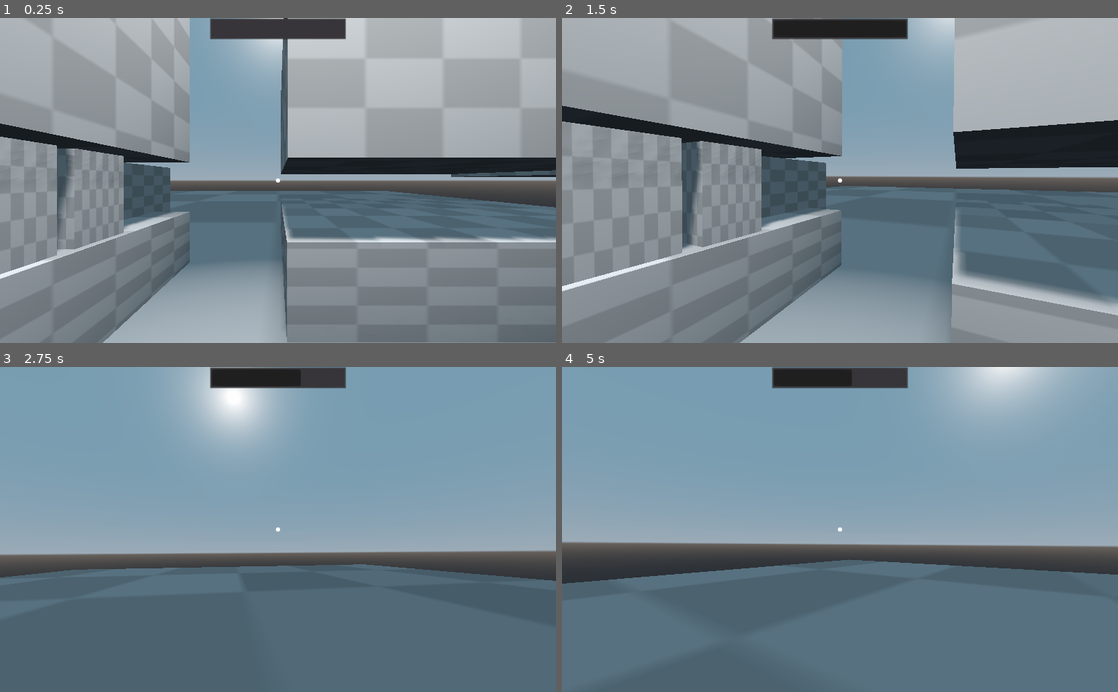
Above: before the commit, frames 1-4 (two rows, left to right).
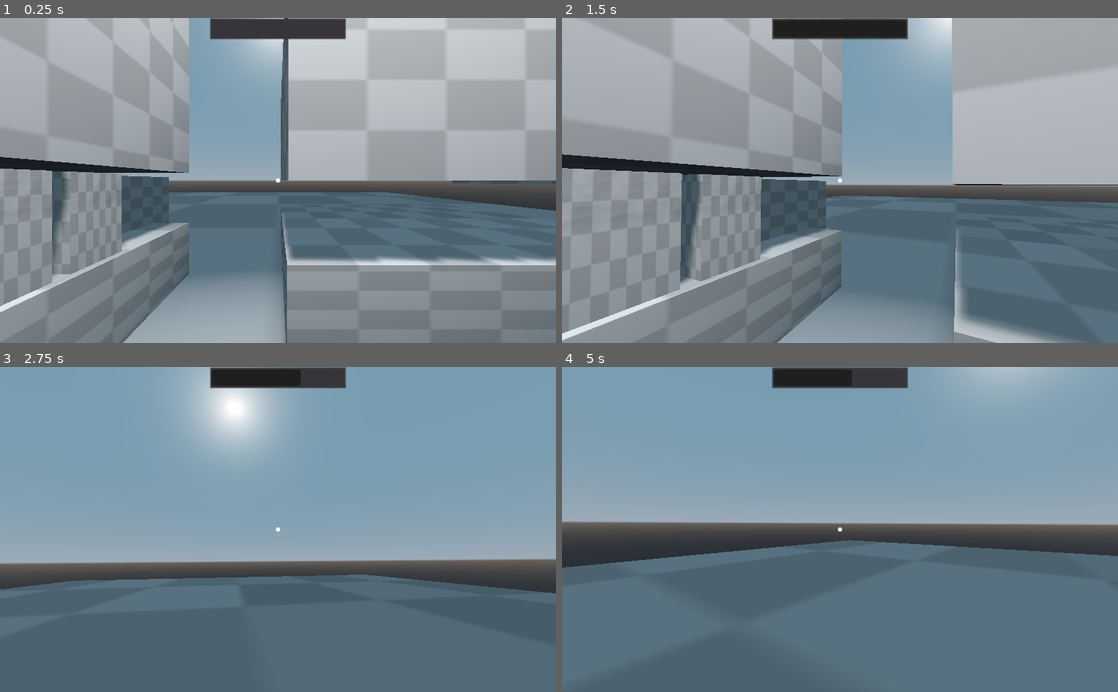
Above: after the commit, the same moments.

Repository: awnagel/Godot-Thief-Controller
Game: Godot game, scene res://scenes/Demo.tscn
Same seed, same stepped clock (60 frames per second), same inputs: the game is played once before the commit and once after it. The project has no main scene, so this scene is started directly.
Inputs (mouse positions are in pixels of both pictures, inside the frame that each line leads up to):
- Up to frame 1 (0.25 s): no input
- Up to frame 2 (1.5 s): move the mouse to (867, 180) at 0.52 s; hold X (crawl) 0.53-1.28 s; hold W (forward) from 0.53 s (still down); tap Ctrl (crouch) at 0.8, 1.35 s; move the mouse to (812, 180) at 1.27 s
- Up to frame 3 (2.75 s): keep holding W (forward); click (250, 529) at 1.55 s; move the mouse to (289, 523) at 2.02 s; press the mouse at (289, 523) at 2.03 s; tap X (crawl) at 2.3 s
- Up to frame 4 (5 s): keep holding W (forward); move the mouse to (834, 536) at 2.77 s; release the mouse at (834, 536) at 2.78 s; tap Space (clamber) at 2.85 s; tap Ctrl (crouch) at 3.05, 4.35 s; move the mouse to (878, 532) at 3.52 s; hold X (crawl) 3.53-4.28 s; click (878, 532) at 3.8 s; move the mouse to (795, 526) at 4.27 s; tap X (crawl) at 4.55 s

The runs differ from the first frame. In frame 1, 21% of the frame differs, in the area x 0-100%, y 0-100%; in frame 2, 29%; in frame 3, 7.6%; in frame 4, 15%.

Commit message:
Added global variables for crawl and crouch rate. When crawling camera does not stay in center.

Diff:
--- a/prefabs/Player.tscn
+++ b/prefabs/Player.tscn
@@ -14,7 +14,7 @@
 script = ExtResource( 1 )
 
 [node name="Collider" type="CollisionShape" parent="."]
-transform = Transform( 1, 0, 0, 0, -1.62921e-07, -1, 0, 1, -1.62921e-07, 0, 1.4, 0 )
+transform = Transform( 1, 0, 0, 0, -4.37114e-08, -1, 0, 1, -4.37114e-08, 0, 1.4, 0 )
 shape = SubResource( 1 )
 
 [node name="SurfaceDetector" type="RayCast" parent="."]
@@ -24,7 +24,7 @@
 transform = Transform( 4, 0, 0, 0, 4, 0, 0, 0, 3.84615, 0, 0, 0 )
 
 [node name="Camera" type="Camera" parent="."]
-transform = Transform( 4, 0, 0, 0, 4, 0, 0, 0, 3.84615, 0, 2.2, -0.345 )
+transform = Transform( 4, 0, 0, 0, 4, 0, 0, 0, 3.84615, 0, 2.5, -0.4 )
 cull_mask = 1048573
 current = true
 script = ExtResource( 5 )
--- a/scripts/player/player.gd
+++ b/scripts/player/player.gd
@@ -24,6 +24,8 @@
 export var speed : float = 0.5
 export var gravity : float = 40.0
 export var jump_force : float = 9.0
+export(float, 0.1, 1.0) var crouch_rate = 0.5
+export(float, 0.1, 1.0) var crawl_rate = 0.7
 export var move_drag : float = 0.2
 export(float, -45.0, -8.0, 1.0) var max_lean = -10.0
 export var interact_distance : float = 0.75
@@ -86,19 +88,28 @@
 
 func _input(event) -> void:
 	if event is InputEventMouseMotion:
+		if (state == State.STATE_CLAMBERING_LEDGE
+			or state == State.STATE_CLAMBERING_RISE
+			or state == State.STATE_CLAMBERING_VENT):
+			return
+
 		var m = 1.0
 
 		if _camera.state == _camera.CameraState.STATE_ZOOM:
 			m = _camera.zoom_camera_sens_mod
 
 		rotation_degrees.y -= event.relative.x * mouse_sens * m
-		_camera.rotation_degrees.x -= event.relative.y * mouse_sens * m
-		_camera.rotation_degrees.x = clamp(_camera.rotation_degrees.x, -90, 90)
+
+		if state != State.STATE_CRAWLING:
+			_camera.rotation_degrees.x -= event.relative.y * mouse_sens * m
+			_camera.rotation_degrees.x = clamp(_camera.rotation_degrees.x, -90, 90)
+
 		_camera._camera_rotation_reset = _camera.rotation_degrees
 
 
 func _physics_process(delta) -> void:
 	_camera_pos_normal = global_transform.origin + Vector3.UP * _bob_reset
+	#_camera_pos_normal.z = _camera.global_transform.origin.z
 
 	_light_indicator.value = light_level
 
@@ -330,18 +341,20 @@
 # where if the plane the player is on is too thin
 # the player intersects with the floor.
 func _crouch() -> void:
+	crouch_rate = clamp(crouch_rate, 0.11, 1.0)
+
 	var from = _collider.shape.height
-	var to = _collider_normal_height * 0.5
+	var to = _collider_normal_height * crouch_rate
 	_collider.shape.height = lerp(from, to, 0.1)
 
 	from = _collider.shape.radius
-	to = _collider_normal_radius * 0.5
+	to = _collider_normal_radius * crouch_rate
 	_collider.shape.radius = lerp(from, to, 0.1)
 
 	_collider.rotation_degrees.x = 0
 
 	from = _camera.global_transform.origin
-	to = _camera_pos_normal + (Vector3.DOWN * _bob_reset * 0.4)
+	to = _camera_pos_normal + (Vector3.DOWN * _bob_reset * (crouch_rate - 0.1))
 	_camera.global_transform.origin = lerp(from, to, 0.1)
 
 	if !Input.is_action_pressed("crouch") and state == State.STATE_CROUCHING:
@@ -361,18 +374,21 @@
 
 
 func _crawling() -> void:
+	crawl_rate = clamp(crawl_rate, 0.11, 1.0)
 	var from = _collider.shape.height
-	var to = _collider_normal_height * 3.0
+	var to = _collider_normal_height * (crawl_rate * 3.0)
 	_collider.shape.height = lerp(from, to, 0.1)
 
 	from = _collider.shape.radius
-	to = _collider_normal_radius * 0.75
+	to = _collider_normal_radius * crawl_rate
 	_collider.shape.radius = lerp(from, to, 0.1)
 
 	_collider.rotation_degrees.x = lerp(_collider.rotation_degrees.x, 0, 0.1)
 
 	from = _camera.global_transform.origin
-	to = _camera_pos_normal + (Vector3.DOWN * _bob_reset * 0.6)
+	var forward = -_camera.global_transform.basis.z.normalized() * (crawl_rate - 0.4)
+	var down = Vector3.DOWN * _bob_reset * (crawl_rate - 0.1)
+	to = _camera_pos_normal + down + forward
 	_camera.global_transform.origin = lerp(from, to, 0.1)
 
 	if !Input.is_action_pressed("crawl") and state == State.STATE_CRAWLING:
@@ -397,7 +413,9 @@
 
 
 func _process_frob_and_drag():
-	if Input.is_action_just_pressed("mouse_left") and _click_timer == 0.0 and drag_object != null:
+	if (Input.is_action_just_pressed("mouse_left")
+		and _click_timer == 0.0
+		and drag_object != null):
 		_click_timer = OS.get_ticks_msec()
 
 	if Input.is_action_pressed("mouse_left"):
@@ -460,6 +478,7 @@
 	if !drag_object and not _frob_raycast.is_colliding():
 		_camera.set_crosshair_state("normal")
 
+
 func _drag(damping : float = 0.5, s2ms : int = 15) -> void:
 	var d = _frob_raycast.global_transform.basis.z.normalized()
 	var dest = _frob_raycast.global_transform.origin - d * interact_distance
